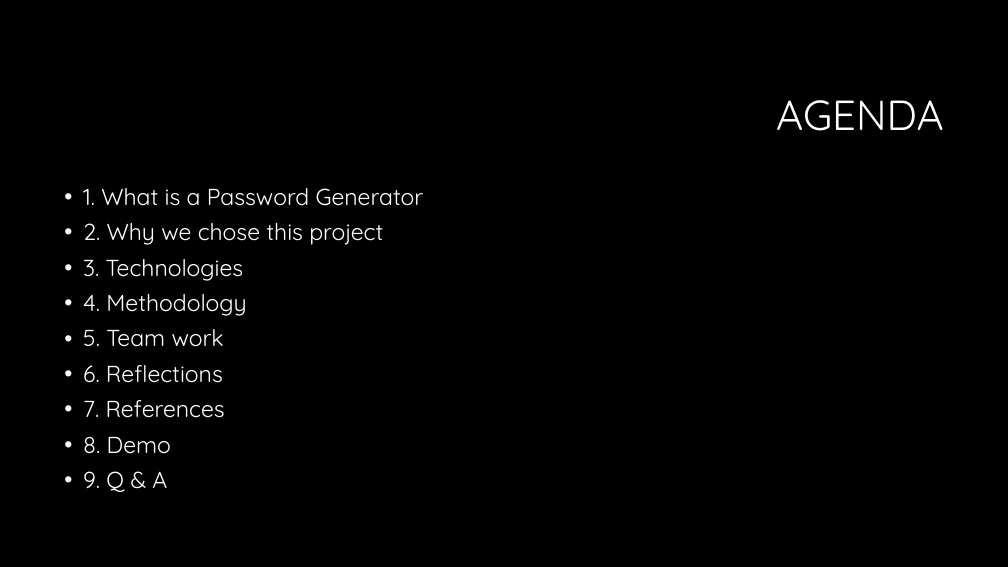
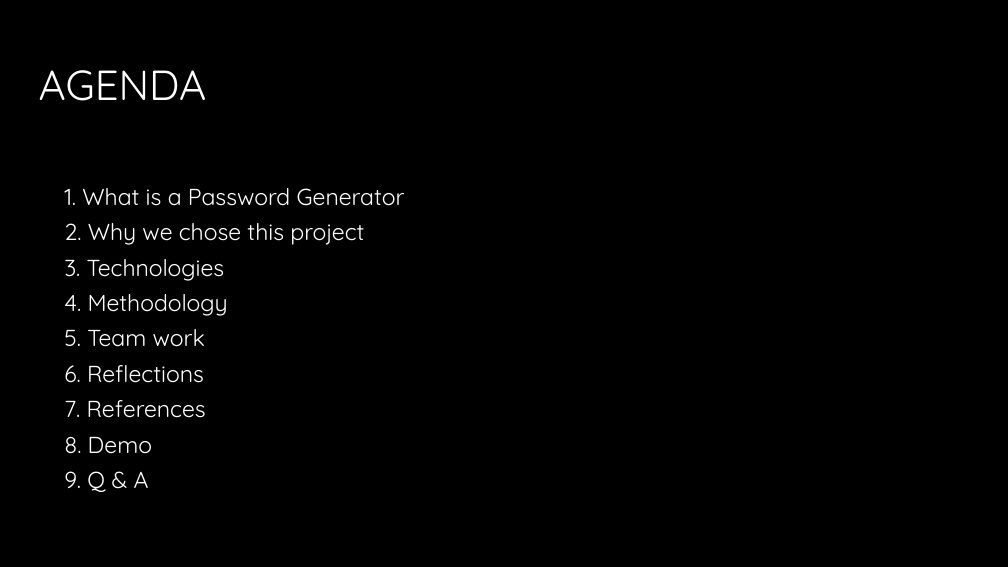
Before and after one commit to Steven-lei/Password-Generator, a slide deck: slide 3 of document/Presentation Password Generator.pptx (slide 2 before the commit). Drawn at 1008x567 pixels with LibreOffice and Linux fonts; fonts in the diff are those of the drawing; background and template pictures are left out. Boxes give left, top, right and bottom in pixels: in the first picture for what was removed or moved away, otherwise in the second. Text is boxed around its words. In the diff, an @@ line names an element or a change of style, - is before the commit and + after.

```diff
--- a/document/Presentation Password Generator.pptx
+++ b/document/Presentation Password Generator.pptx
@@ title "AGENDA": place and size @@
-title "AGENDA" at box(776, 100, 944, 131)
+title "AGENDA" at box(39, 70, 207, 101)
@@ title "AGENDA" at box(39, 70, 207, 101): alignment right to left @@
@@ text "1. What is a Password ..." at box(64, 188, 405, 492): bullet • to none @@
```
Also in this commit, not shown: 12 other slides changed, 1 slide added.
